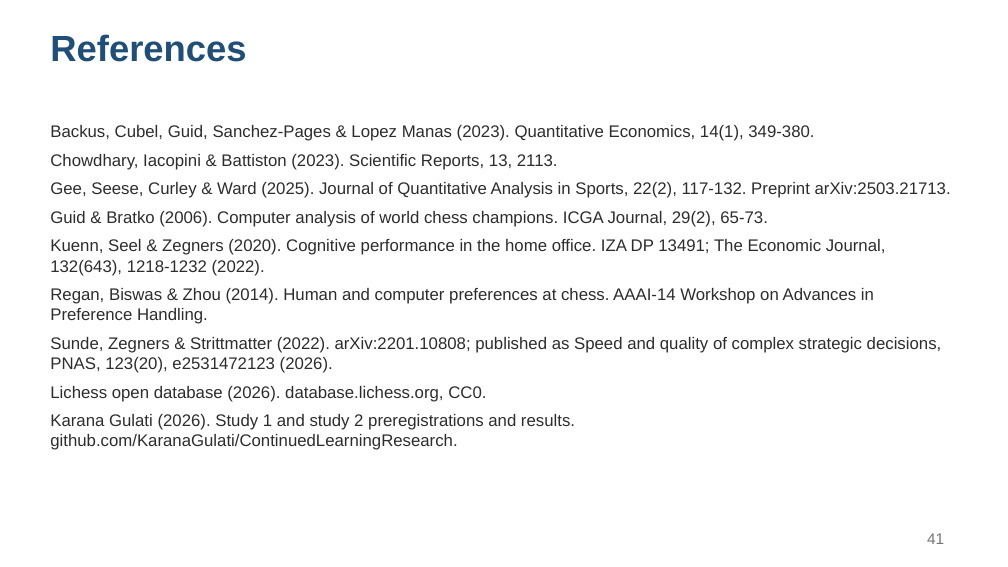
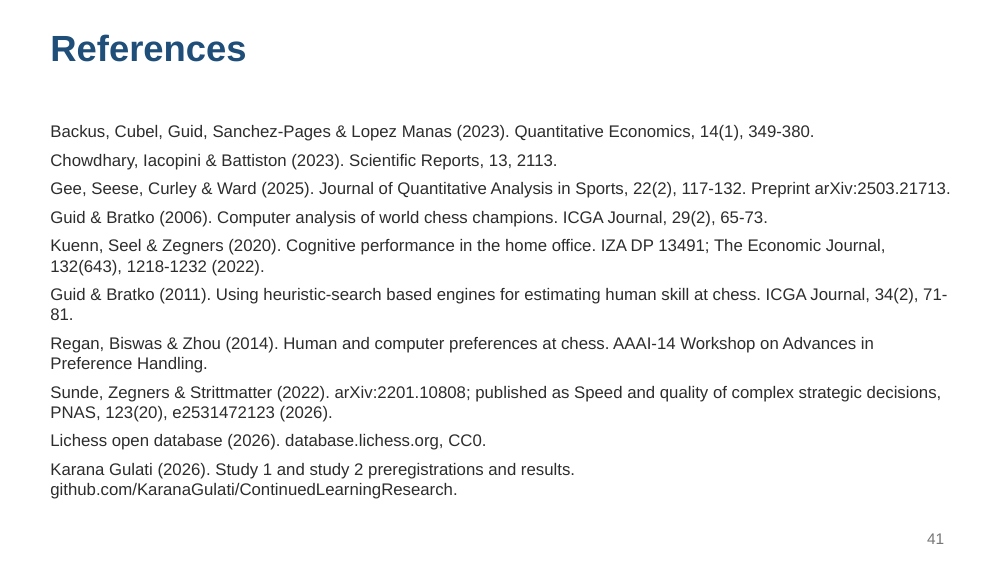
Before and after one commit to KaranaGulati/ContinuedLearningResearch, a slide deck: slide 41 of slides/study2-final.pptx. Drawn at 1008x567 pixels with LibreOffice and Linux fonts; fonts in the diff are those of the drawing. Boxes give left, top, right and bottom in pixels: in the first picture for what was removed or moved away, otherwise in the second. Text is boxed around its words. In the diff, an @@ line names an element or a change of style, - is before the commit and + after.

```diff
--- a/slides/study2-final.pptx
+++ b/slides/study2-final.pptx
@@ text at [50, 288, 947, 320]: paragraph added @@
+Guid & Bratko (2011). Using heuristic-search based engines for estimating human skill at chess. ICGA Journal, 34(2), 71-81.
```
Also in this commit, not shown: 1 slide added, 1 slide removed, 1 other file.
